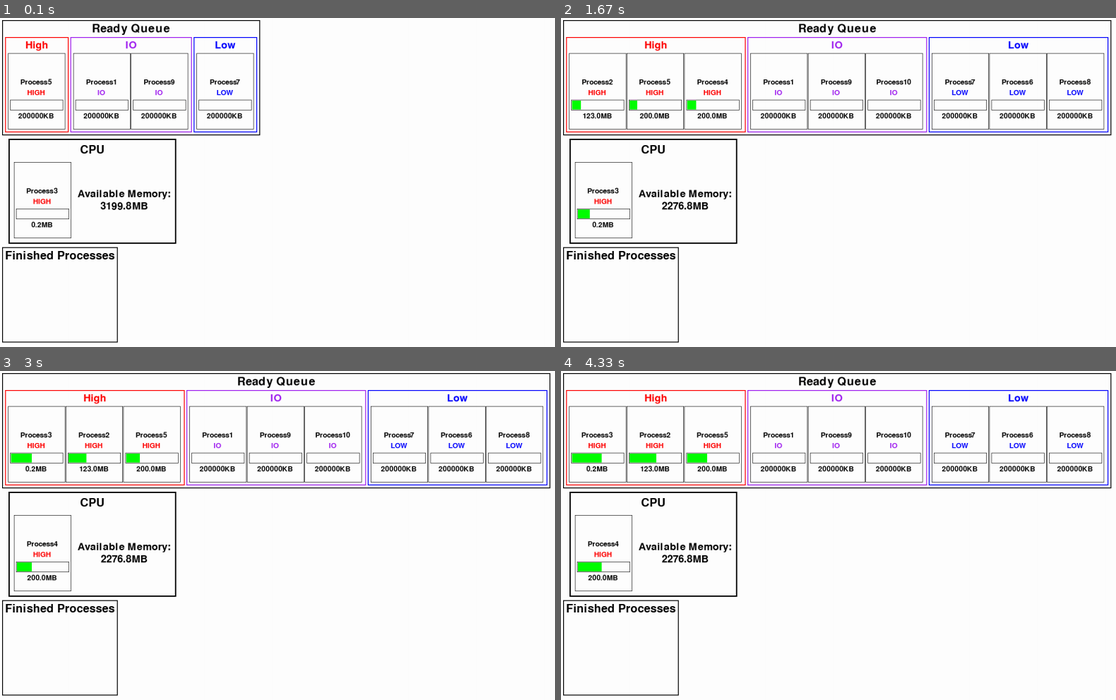
Above: before the commit, frames 1-4 (two rows, left to right).
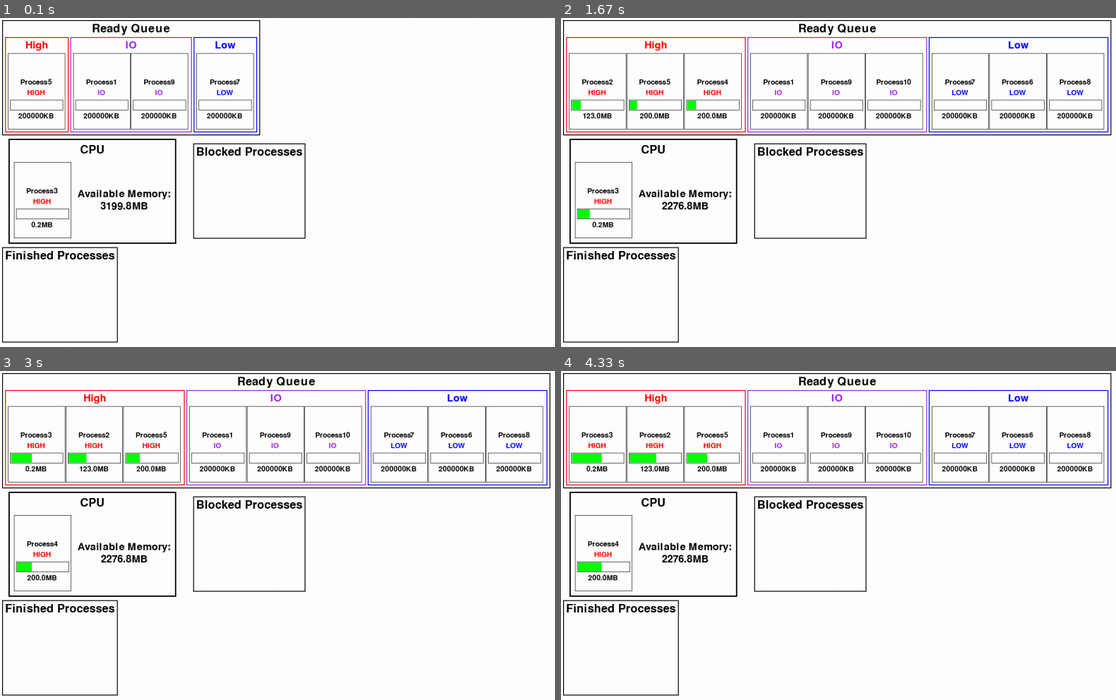
Above: after the commit, the same moments.

Repository: SamB-C/Process-scheduling-simulation
Game: pygame game, started from testing.py
Two runs of this game, one before a commit and one after it. Both use one fixed random seed, a clock stepped at 60 frames per second and the inputs below.
Inputs:
- Up to frame 1 (0.1 s): no input
- Up to frame 2 (1.67 s): no input
- Up to frame 3 (3 s): no input
- Up to frame 4 (4.33 s): no input

The runs differ from the first frame. In frame 1, 0.6% of the frame differs, in the area x 34-56%, y 37-68%; in frame 2, 0.6%; in frame 3, 0.6%; in frame 4, 0.6%.

Commit message:
Add blocked processes surface to screen
Place the blocked processes surface next to the CPU surface on the screen surface

Diff:
--- a/simulation.py
+++ b/simulation.py
@@ -467,15 +467,28 @@
             self.check_blocked_processes()
 
             # Generate graphics
+            # Add ready queue
             y_pos = 5
+            x_pos = 5
             ready_queue_surface = self.pygame_create_ready_queue_surface()
-            screen.blit(ready_queue_surface, (5, y_pos))
+            screen.blit(ready_queue_surface, (x_pos, y_pos))
+            # Add CPU surface
+            x_pos = 20
             y_pos += ready_queue_surface.get_height() + 8
             cpu_surface = self.pygame_create_cpu_surface()
             screen.blit(cpu_surface, (20, y_pos))
+            # Add blocked processes
+            x_pos += cpu_surface.get_width() + 40
+            blocked_processes_surface = self.pygame_create_blocked_processes_surface()
+            centring_adjustment = (cpu_surface.get_height(
+            ) - blocked_processes_surface.get_height()) / 2
+            screen.blit(blocked_processes_surface,
+                        (x_pos, y_pos + centring_adjustment))
+            # Add finished_processess
+            x_pos = 5
             y_pos += cpu_surface.get_height() + 8
             finished_processes_surface = self.pygame_create_finished_processes_surface()
-            screen.blit(finished_processes_surface, (5, y_pos))
+            screen.blit(finished_processes_surface, (x_pos, y_pos))
             y_pos += finished_processes_surface.get_height() + 8
 
             # Render pygame stuff
